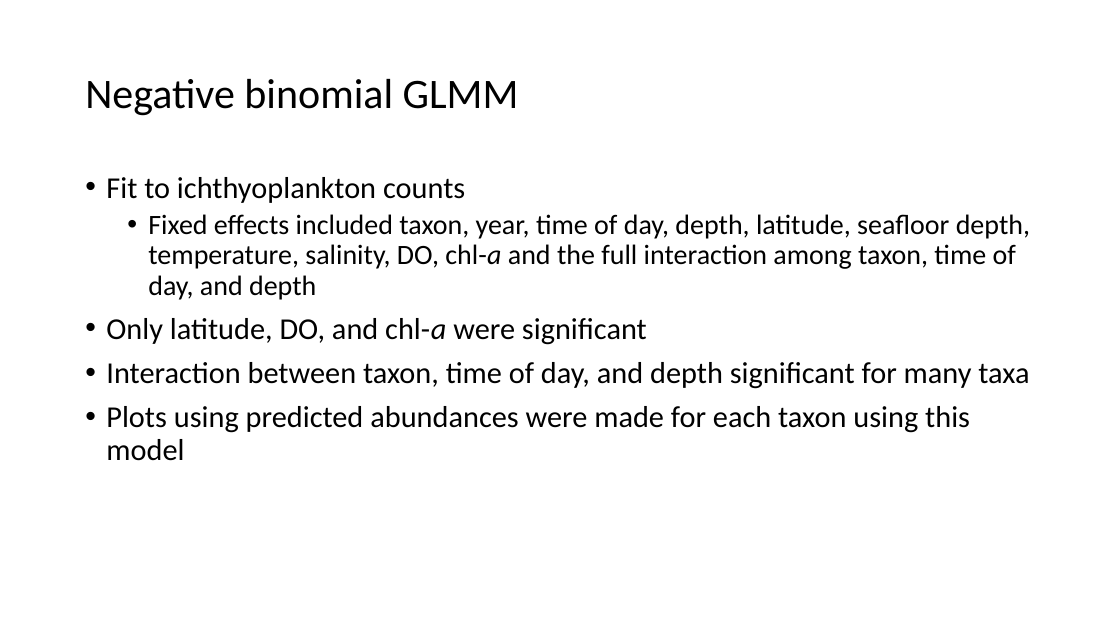
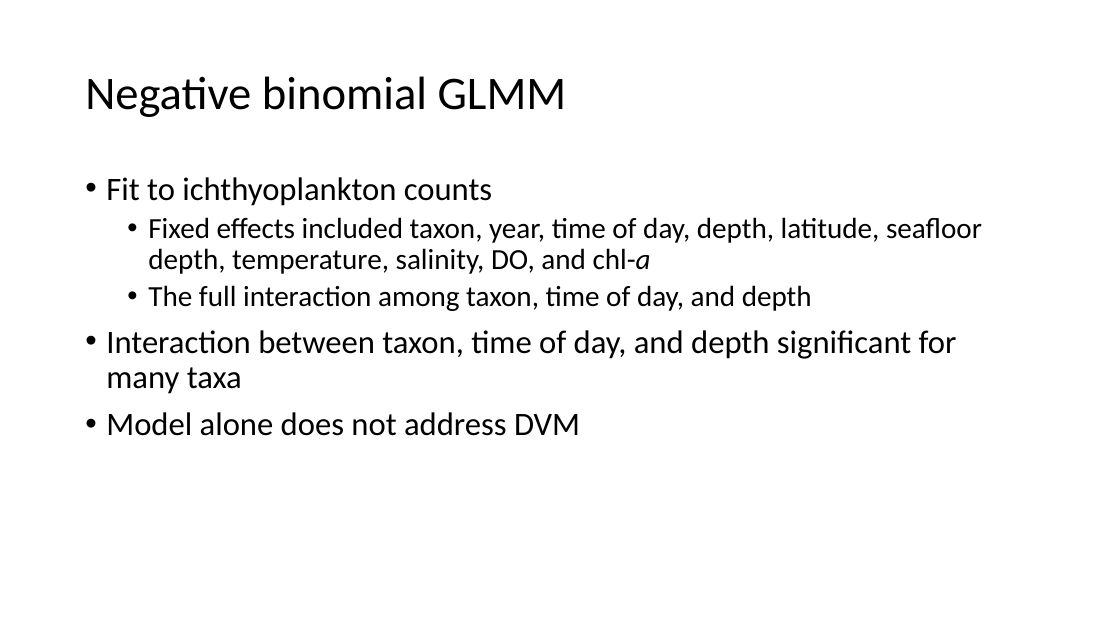
Before and after one commit to LukeABobay/larval-fish-community-analysis, a slide deck: slide 19 of PICES 2026 Presentation.pptx. Drawn at 1120x630 pixels with LibreOffice and Linux fonts; fonts in the diff are those of the drawing. Boxes give left, top, right and bottom in pixels: in the first picture for what was removed or moved away, otherwise in the second. Text is boxed around its words. In the diff, an @@ line names an element or a change of style, - is before the commit and + after.

```diff
--- a/PICES 2026 Presentation.pptx
+++ b/PICES 2026 Presentation.pptx
@@ title "Negative binomial GLMM" at [85, 76, 567, 117]: size 36 to 40 pt @@
@@ text at [106, 177, 957, 394]: size 26 to 28 pt in "Fit to ichthyoplankton counts", "Interaction between taxon, time of day, and ..." @@
@@ text at [148, 217, 982, 311]: text changed; size 24 to 25 pt @@
-  • Fixed effects included taxon, year, time of day, depth, latitude, seafloor depth, temperature, salinity, DO, chl-a and the full interaction among taxon, time of day, and depth
-• Only latitude, DO, and chl-a were significant
+  • Fixed effects included taxon, year, time of day, depth, latitude, seafloor depth, temperature, salinity, DO, and chl-a
+  • The full interaction among taxon, time of day, and depth
@@ text at [106, 412, 580, 436]: text changed; size 26 to 28 pt @@
-• Plots using predicted abundances were made for each taxon using this model
+• Model alone does not address DVM
```
Also in this commit, not shown: 20 other slides changed, 1 slide added, 4 slides removed.
